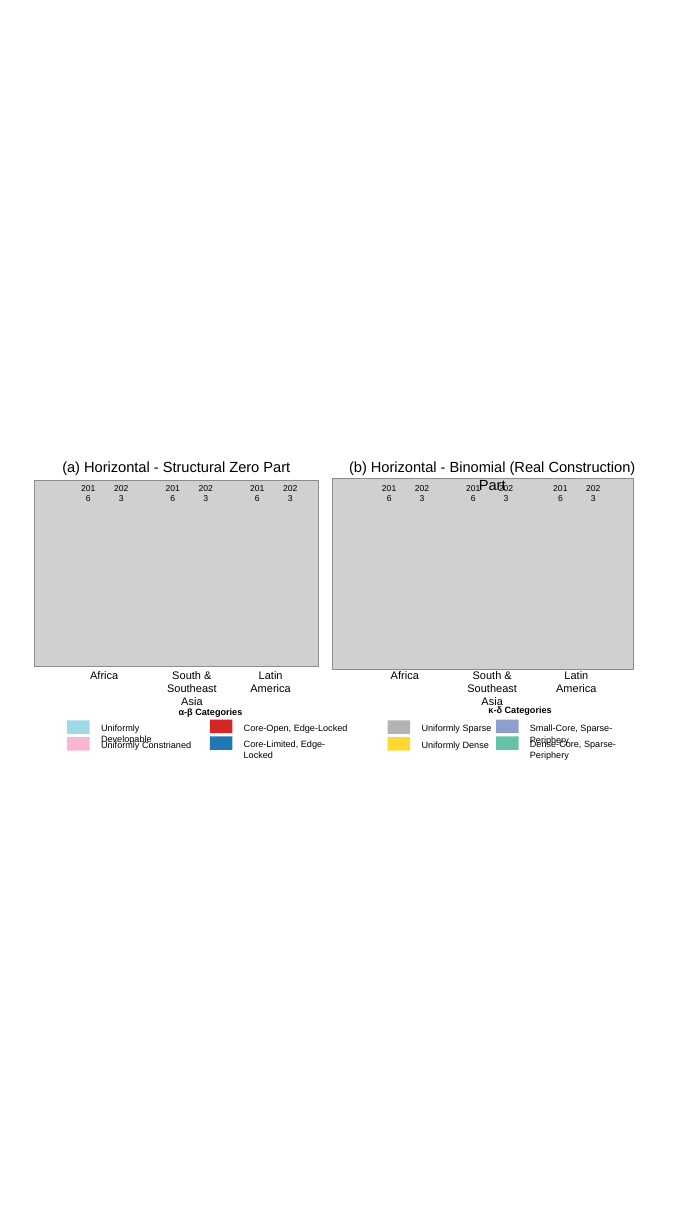
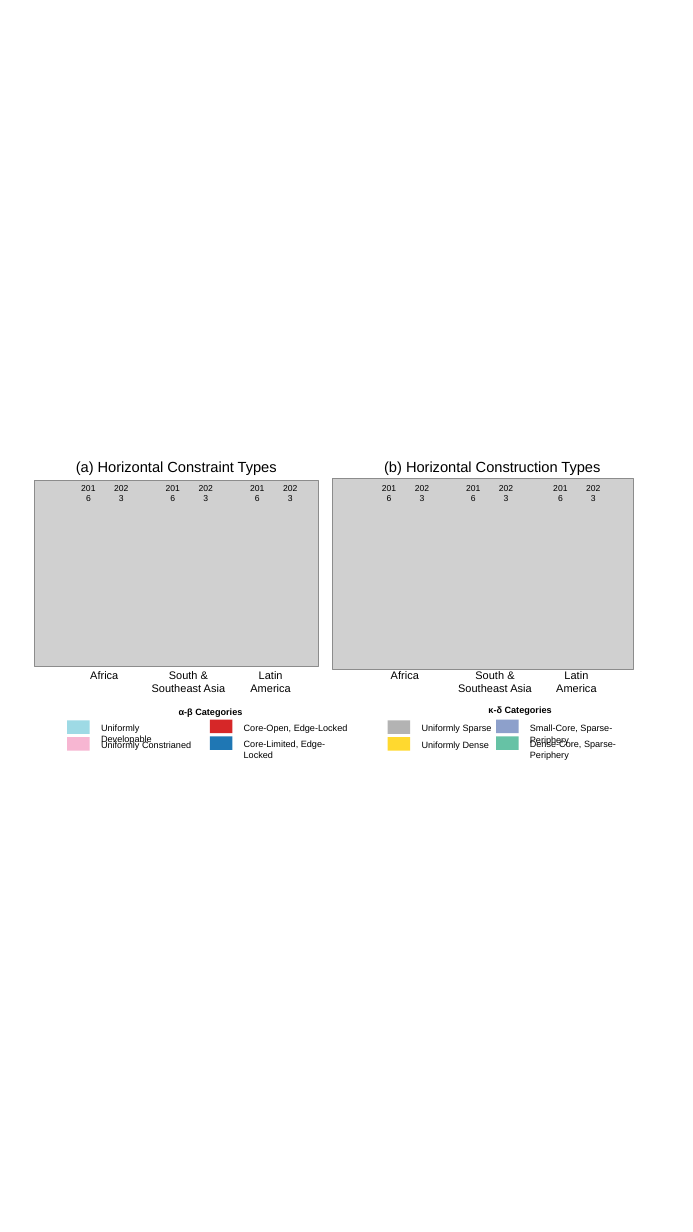
Before and after one commit to liang-jia-qi/Urban_Growth_Codes, a slide deck: slide 9 of Presentations/Graphs/Parameters Scatter.pptx. Drawn at 693x1232 pixels with LibreOffice and Linux fonts; fonts in the diff are those of the drawing; grey boxes stand for pictures. Boxes give left, top, right and bottom in pixels: in the first picture for what was removed or moved away, otherwise in the second. Text is boxed around its words. In the diff, an @@ line names an element or a change of style, - is before the commit and + after.

```diff
--- a/Presentations/Graphs/Parameters Scatter.pptx
+++ b/Presentations/Graphs/Parameters Scatter.pptx
@@ text at (x1=76, y1=461, x2=277, y2=475): text changed @@
-(a) Horizontal - Structural Zero Part
+(a) Horizontal Constraint Types
@@ text at (x1=384, y1=461, x2=600, y2=475): text changed @@
-(b) Horizontal - Binomial (Real Construction) Part
+(b) Horizontal Construction Types
@@ text "South & Southeast Asia" rewrapped from (x1=167, y1=671, x2=217, y2=705) to (x1=152, y1=671, x2=225, y2=692) @@
@@ text "South & Southeast Asia" rewrapped from (x1=467, y1=671, x2=517, y2=708) to (x1=458, y1=671, x2=531, y2=692) @@
```
Also in this commit, not shown: 6 other slides changed, 9 other files.
